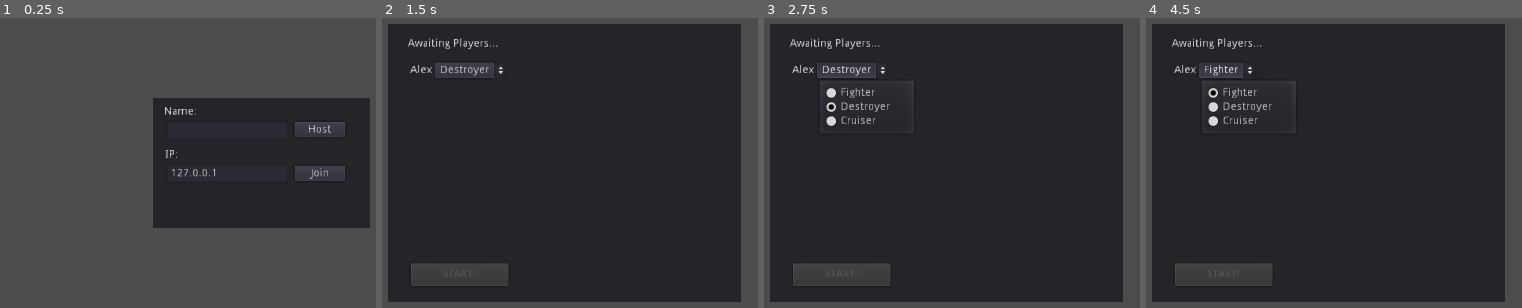
Above: before the commit, frames 1-4 (left to right).
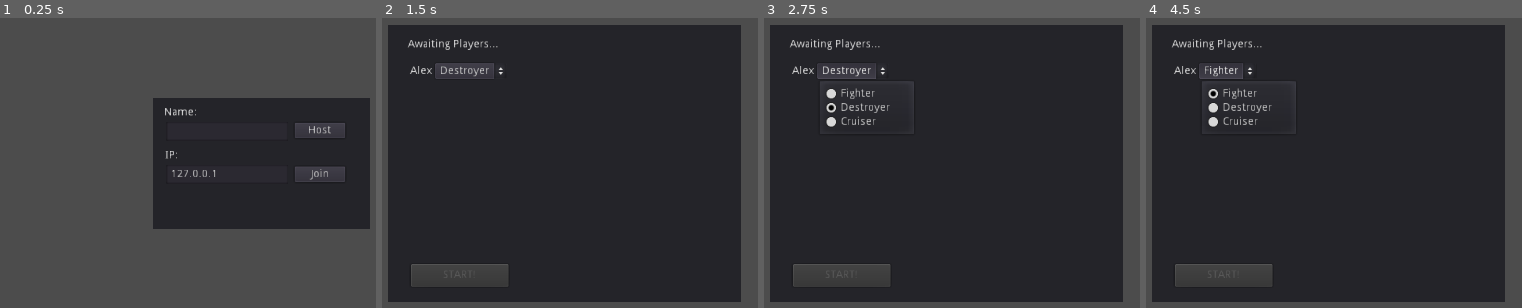
Above: after the commit, the same moments.

Repository: EamonnMR/orbital_fortress
Game: Godot game, scene res://lobby.tscn
Two runs of this game, one before a commit and one after it. Both use one fixed random seed, a clock stepped at 60 frames per second and the inputs below.
Inputs (mouse positions are in pixels of both pictures, inside the frame that each line leads up to):
- Up to frame 1 (0.25 s): no input
- Up to frame 2 (1.5 s): click (607, 131) at 0.52 s; type "Alex" at 0.6 s; click "Host" at 1.25 s
- Up to frame 3 (2.75 s): click "Destroyer" at 2 s
- Up to frame 4 (4.5 s): tap Enter at 2.75 s; hold Right (move_right) 2.78-3.53 s; tap Space at 3.02, 3.5, 3.77 s; hold Down (move_down) 3.53-4.25 s; click "Fighter" at 4.25 s

The runs differ from the first frame. In frame 1, 0.7% of the frame differs, in the area x 40-99%, y 30-73%; in frame 2, 1.0%; in frame 3, 1.4%, in the area x 1-96%, y 2-93%; in frame 4, 1.4%.

Commit message:
Player can take damage

Diff:
--- a/Shot.gd
+++ b/Shot.gd
@@ -1,6 +1,7 @@
 extends Area2D
 
 const MOVE_SPEED = 275
+const DAMAGE = 20
 var from_player
 
 func _process(delta):
@@ -20,6 +21,6 @@
 	if is_network_master():
 		if target.has_method("take_damage"):
 			# Exploded has a master keyword, so it will only be received by the master.
-			target.rpc("take_damage", from_player)
+			target.rpc("take_damage", from_player, DAMAGE)
 	queue_free()
 	# TODO: Sweet explosion
--- a/lobby.tscn
+++ b/lobby.tscn
@@ -5,6 +5,8 @@
 [node name="Lobby" type="Control"]
 anchor_right = 1.0
 anchor_bottom = 1.0
+margin_top = 1.0
+margin_bottom = 1.0
 size_flags_horizontal = 2
 size_flags_vertical = 2
 script = ExtResource( 1 )
--- a/player.gd
+++ b/player.gd
@@ -9,6 +9,7 @@
 var velocity = Vector2()
 var can_shoot = true
 var player_id
+var health = 100
 
 puppet var puppet_pos = Vector2()
 puppet var puppet_velocity = Vector2()
@@ -108,16 +109,14 @@
 	if not is_network_master():
 		puppet_pos = position # To avoid jitter
 
-puppet func stun():
+sync func destroyed():
 	print("stun: Took damage")
-	stunned = true
+	queue_free()
 
-master func take_damage(_by_who):
-	print("master took damage")
-	if stunned:
-		return
-	rpc("stun") # Stun puppets
-	stun() # Stun master - could use sync to do both at once
+master func take_damage(_by_who, amount):
+	health -= amount
+	if(health) <= 0:
+		rpc("destroyed")
 
 func set_player_name(new_name):
 	get_node("label").set_text(new_name)
--- a/world.tscn
+++ b/world.tscn
@@ -13,27 +13,29 @@
 
 [node name="ParallaxBackground" type="ParallaxBackground" parent="."]
 follow_viewport_enable = true
+scroll_ignore_camera_zoom = true
 
 [node name="ParallaxLayer" type="ParallaxLayer" parent="ParallaxBackground"]
 motion_scale = Vector2( 0, 0 )
-motion_offset = Vector2( 500, 500 )
 motion_mirroring = Vector2( 1, 1 )
 
 [node name="Sprite2" type="Sprite" parent="ParallaxBackground/ParallaxLayer"]
 texture = ExtResource( 1 )
 
 [node name="ParallaxLayer2" type="ParallaxLayer" parent="ParallaxBackground"]
-motion_offset = Vector2( 1000, 1000 )
+motion_scale = Vector2( 500, 500 )
 motion_mirroring = Vector2( 1, 1 )
 
 [node name="Sprite2" type="Sprite" parent="ParallaxBackground/ParallaxLayer2"]
+rotation = 3.14159
 texture = ExtResource( 2 )
 
 [node name="ParallaxLayer3" type="ParallaxLayer" parent="ParallaxBackground"]
-motion_offset = Vector2( 1500, 1500 )
+motion_scale = Vector2( 1000, 1000 )
 motion_mirroring = Vector2( 1, 1 )
 
 [node name="Sprite2" type="Sprite" parent="ParallaxBackground/ParallaxLayer3"]
+rotation = 1.5708
 texture = ExtResource( 2 )
 
 [node name="SpawnPoints" type="Node2D" parent="."]
